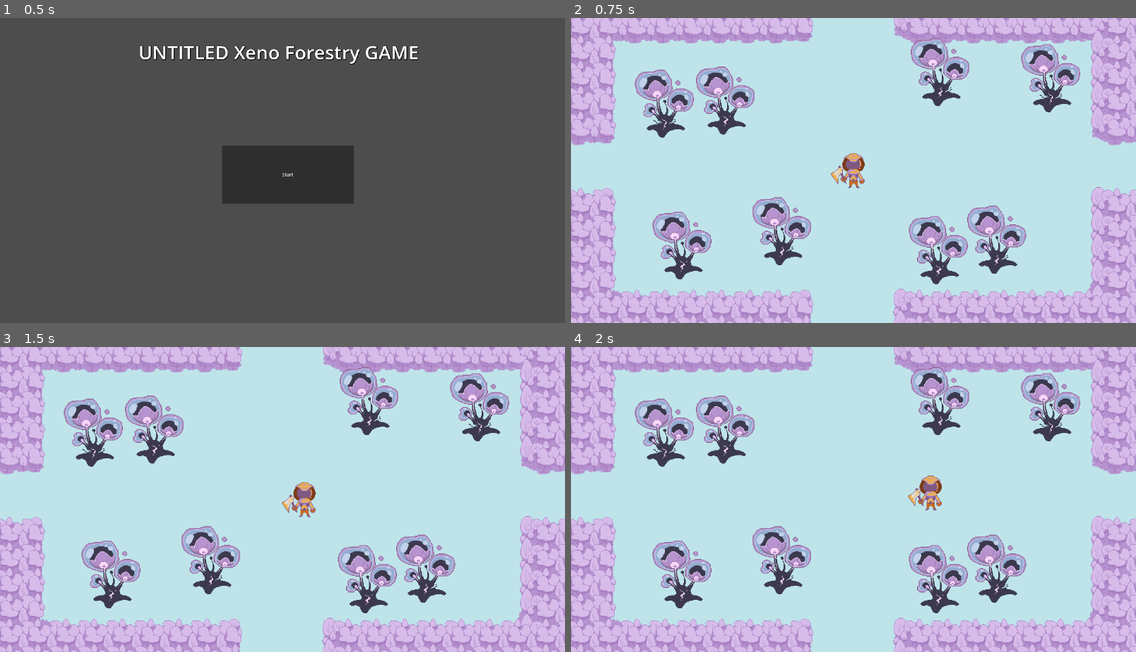
Above: before the commit, frames 1-4 (two rows, left to right).
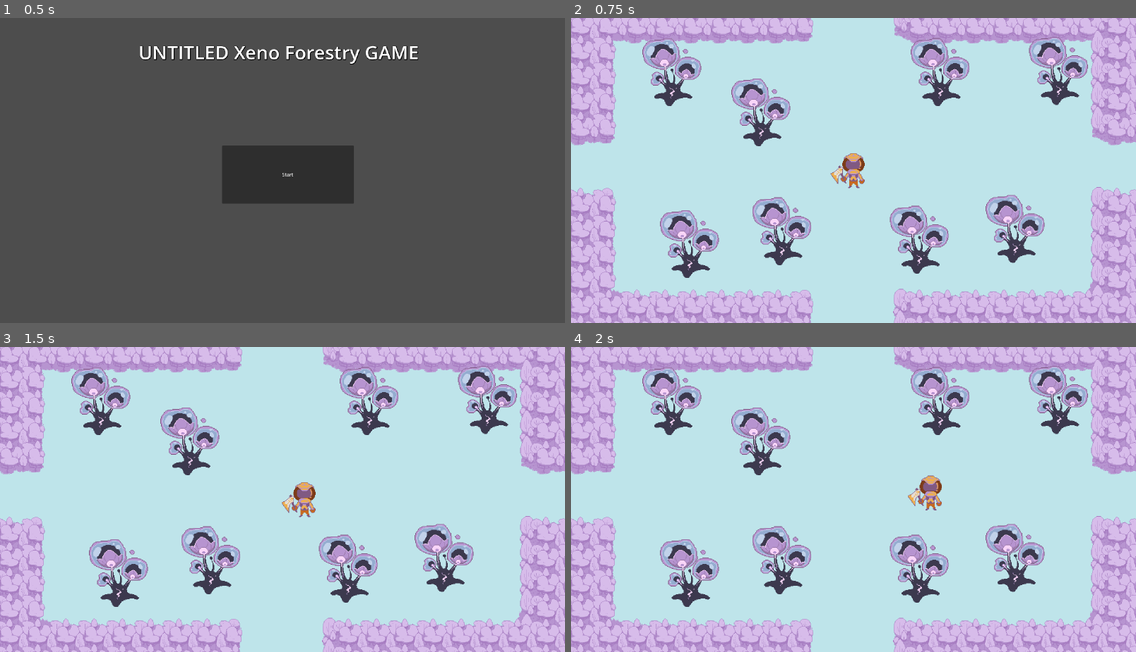
Above: after the commit, the same moments.

Repository: ErdrickBelmont/Buddy_Jam_2024_Team_4
Game: Godot game, scene res://scenes/start_screen.tscn
Same seed, same stepped clock (60 frames per second), same inputs: the game is played once before the commit and once after it.
Inputs (mouse positions are in pixels of both pictures, inside the frame that each line leads up to):
- Up to frame 1 (0.5 s): no input
- Up to frame 2 (0.75 s): click "Start" at 0.5 s
- Up to frame 3 (1.5 s): tap Enter at 1.25 s; move the mouse to (406, 484) at 1.27 s; hold D (ui_right) from 1.28 s (still down); click (406, 484) at 1.35 s
- Up to frame 4 (2 s): keep holding D (ui_right); tap W (ui_up) at 1.52 s

Frame 1 is identical in both runs. In frame 2, 11% of the frame differs, in the area x 11-92%, y 6-88%; in frame 3, 11%; in frame 4, 11%.

Commit message:
add bug sprite to scene and tweak tree sprites

Diff:
--- a/BuddyJam2023_Tree_Game/scenes/bug.tscn
+++ b/BuddyJam2023_Tree_Game/scenes/bug.tscn
@@ -1,8 +1,8 @@
 [gd_scene load_steps=10 format=3 uid="uid://uebyoy3nrbnk"]
 
 [ext_resource type="Script" path="res://scripts/BugAI.gd" id="1_546et"]
-[ext_resource type="Texture2D" uid="uid://c3lvb71mc6wea" path="res://B.jpg" id="2_3gren"]
 [ext_resource type="Texture2D" uid="uid://i286oe082tgw" path="res://assets/sprites/squareCrosshair-export.png" id="2_ebpx0"]
+[ext_resource type="Texture2D" uid="uid://b3jjp4faaheqs" path="res://assets/sprites/bug_sheet.png" id="3_nvmo4"]
 [ext_resource type="AudioStream" uid="uid://c7y8h4ie7bngg" path="res://assets/audio/axe attack.wav" id="4_3sev4"]
 [ext_resource type="AudioStream" uid="uid://cfa4gir2fdxqg" path="res://assets/audio/bug attack.wav" id="5_dupek"]
 [ext_resource type="AudioStream" uid="uid://bix4206tra3t4" path="res://assets/audio/bug take damage.wav" id="6_kp8pg"]
@@ -34,8 +34,8 @@
 
 [node name="Sprite2D" type="Sprite2D" parent="."]
 position = Vector2(1, -1)
-scale = Vector2(0.175406, 0.175406)
-texture = ExtResource("2_3gren")
+texture = ExtResource("3_nvmo4")
+hframes = 4
 
 [node name="Area2D" type="Area2D" parent="."]
 visibility_layer = 3
--- a/BuddyJam2023_Tree_Game/scripts/areaSpawn.gd
+++ b/BuddyJam2023_Tree_Game/scripts/areaSpawn.gd
@@ -188,7 +188,7 @@
 		if(!treeIntersection(code, x, y)):
 			valid = true;
 		if(valid):
-			var treeType = rng.randi_range(0, 2);
+			var treeType = rng.randi_range(0, 0);
 			treeDict[code].append([x, y, treeType]);
 	Global_Var.treeDict[code] = treeDict[code];
 
